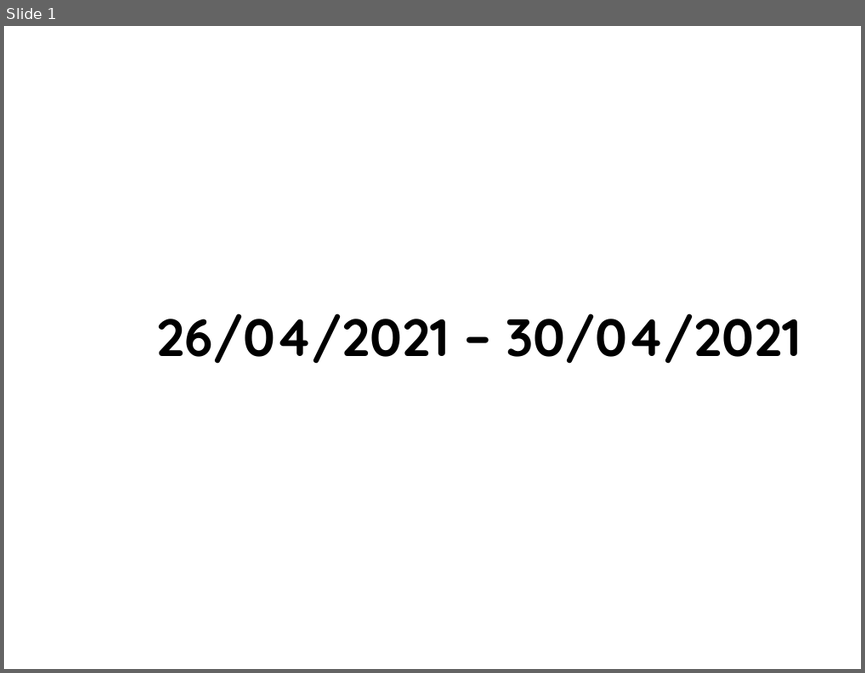
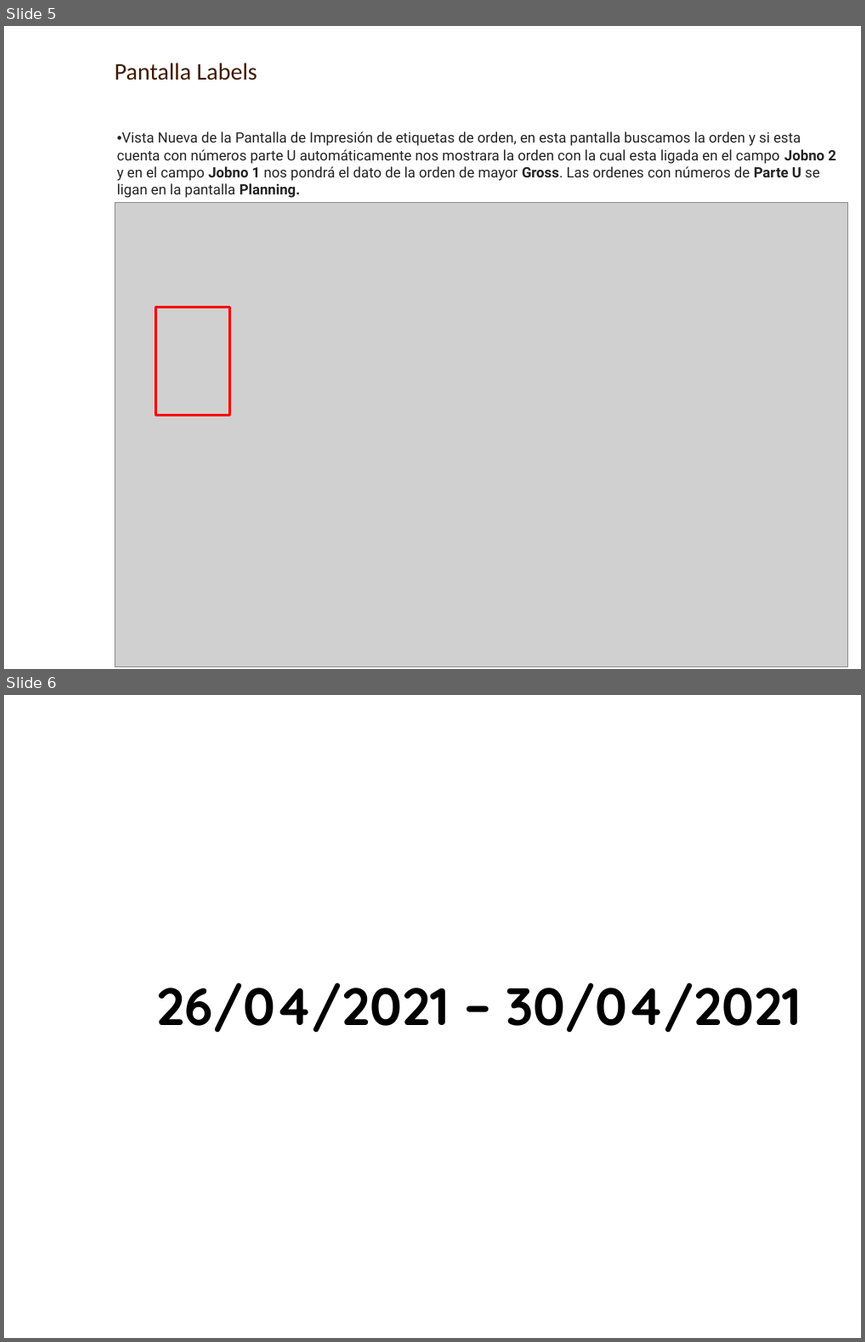
Before and after one commit to AXDELAROSA/CLASIFICACION_PIELES, a slide deck: Scripts_R100_Materiales/Planning/Docs/IT_DEV_PLANNING.pptx. Shown one above the other, each under a label of ours: slide 1 before the commit, slides 5 and 6 after it. The pictures are 865x673 and 865x1342 pixels, drawn with LibreOffice and Linux fonts; fonts in the diff are those of the drawing; grey boxes stand for pictures; background and template pictures are left out. Boxes give left, top, right and bottom in pixels: in the first picture for what was removed or moved away, otherwise in the second. Text is boxed around its words. In the diff, an @@ line names an element or a change of style, - is before the commit and + after.

Commit message:
CAMBIOS POR IMPRESION Y DISEÑO DE ETIQUETAS

```diff
--- a/Scripts_R100_Materiales/Planning/Docs/IT_DEV_PLANNING.pptx
+++ b/Scripts_R100_Materiales/Planning/Docs/IT_DEV_PLANNING.pptx
@@ slide 5 added at (4, 26, 861, 669), background picture (left out) @@
@@ text added at (114, 63, 257, 80), 20 pt, text #3F1900 @@
+Pantalla Labels
@@ text added at (117, 131, 836, 198), 12 pt, text #222222 @@
+• Vista Nueva de la Pantalla de Impresión de etiquetas de orden, en esta pantalla buscamos la orden y si esta cuenta con números parte U automáticamente nos mostrara la orden con la cual esta ligada en el campo Jobno 2 y en el campo Jobno 1 nos pondrá el dato de la orden de mayor Gross. Las ordenes con números de Parte U se ligan en la pantalla Planning.
@@ picture added at (115, 203, 847, 666) @@
@@ rectangle added at (155, 307, 230, 415), outline #FF0000 2 pt @@
@@ what was slide 1 is now slide 6 @@
```
Also in this commit, not shown: 4 other slides added, 21 other files.
